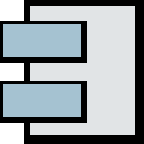
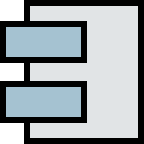
Layered file, before and after one edit (144x144). Changes by layer:
removed layer "Pasted Layer" over 3, 24, 81, 57
removed layer "Pasted Layer#2" over 3, 84, 81, 117
removed layer "Pasted Layer#3" over 30, 24, 81, 87
added layer "Pasted Layer#5" above "Pasted Layer#4" over 30, 6, 138, 138
